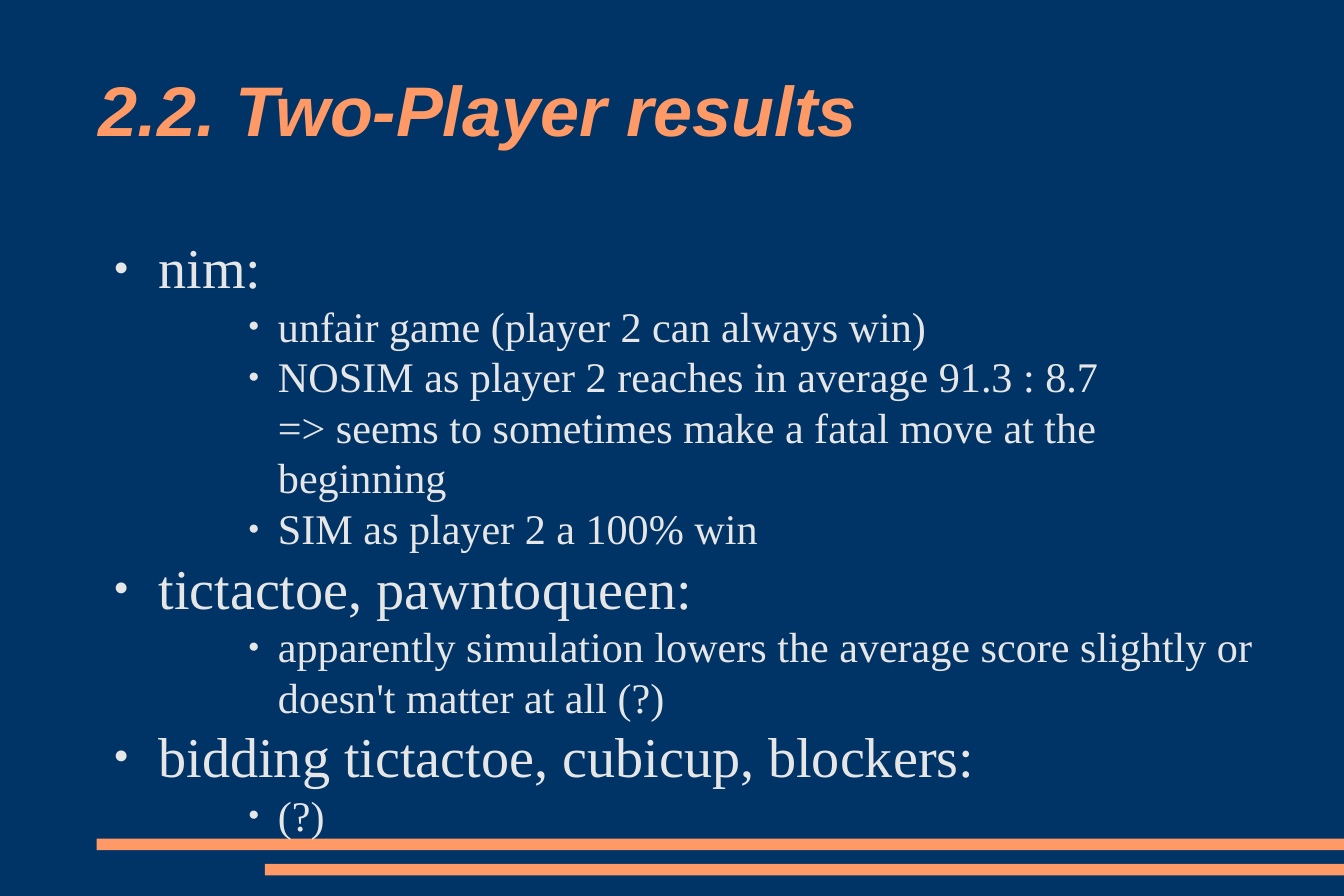
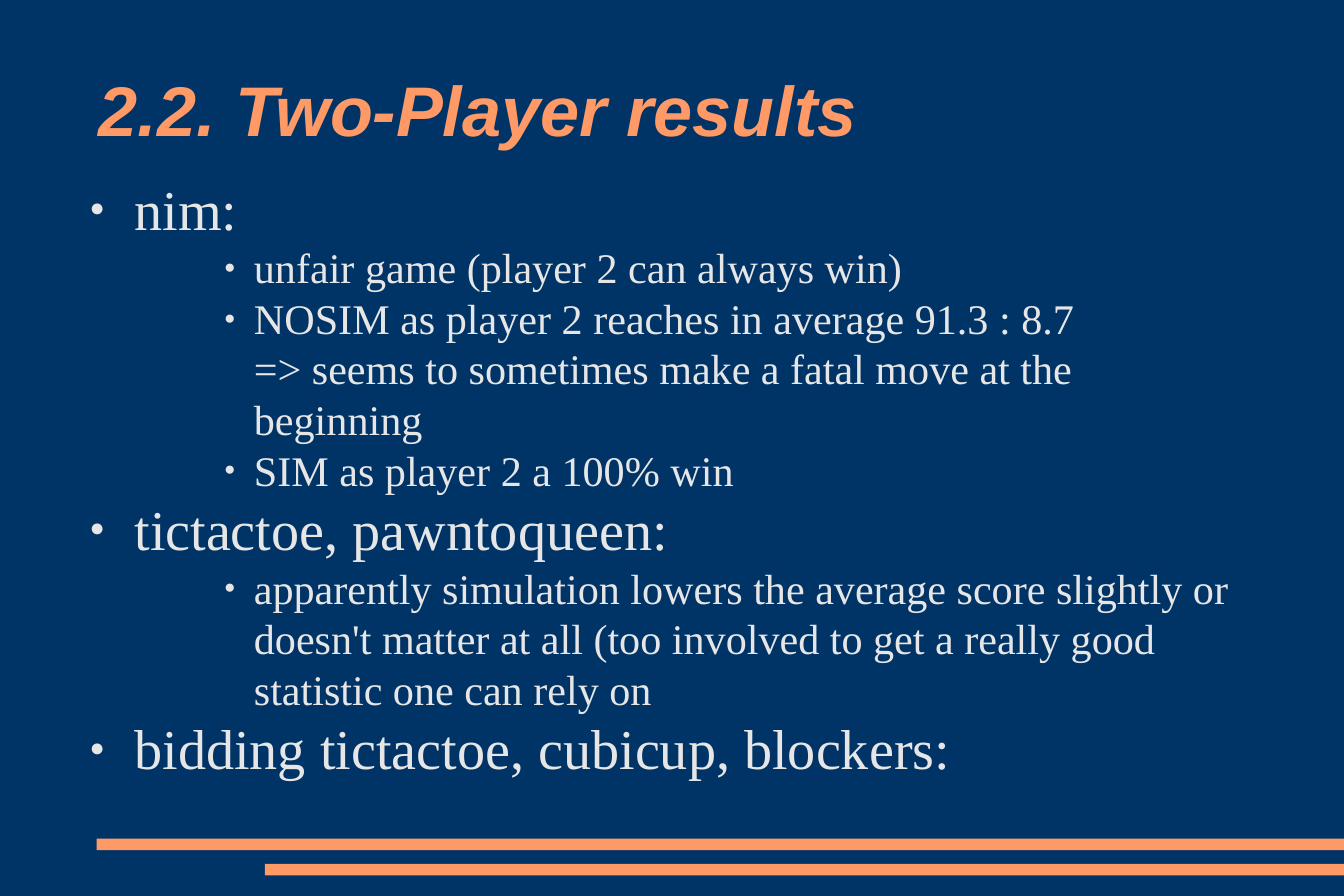
Before and after one commit to parthy/ggp, a slide deck: slide 6 of presentation.odp. Drawn at 1344x896 pixels with LibreOffice and Linux fonts; fonts in the diff are those of the drawing. Boxes give left, top, right and bottom in pixels: in the first picture for what was removed or moved away, otherwise in the second. Text is boxed around its words. In the diff, an @@ line names an element or a change of style, - is before the commit and + after.

```diff
--- a/presentation.odp
+++ b/presentation.odp
@@ text at <box>134,193,1228,780</box>: paragraph removed @@
-    ● (?)
@@ text "nim:": place and size @@
-text "nim:" at <box>158,251,1252,788</box>
+text "nim:" at <box>134,193,1228,780</box>
@@ text at <box>254,574,1228,714</box>: text changed @@
-    ● apparently simulation lowers the average score slightly or doesn't matter at all (?)
+    ● apparently simulation lowers the average score slightly or doesn't matter at all (too involved to get a really good statistic one can rely on
```
Also in this commit, not shown: 1 other slide changed, 1 other file.
